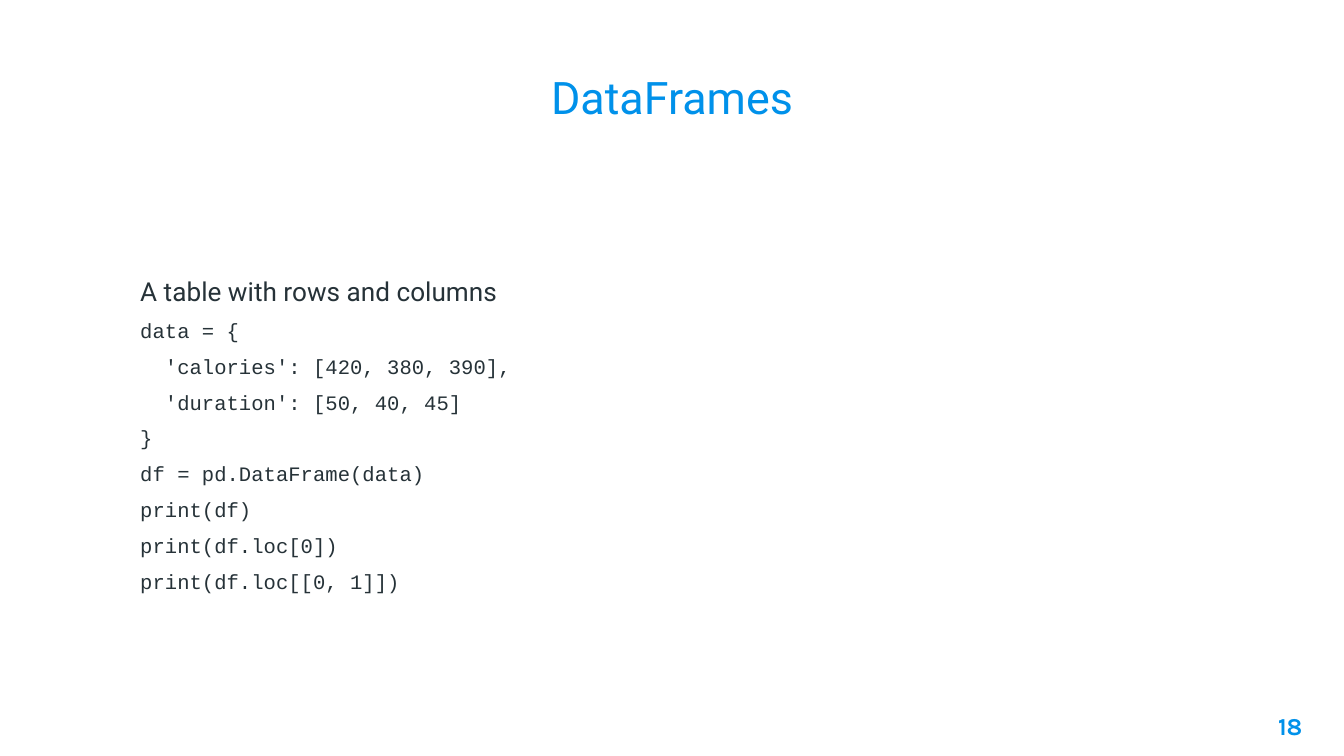
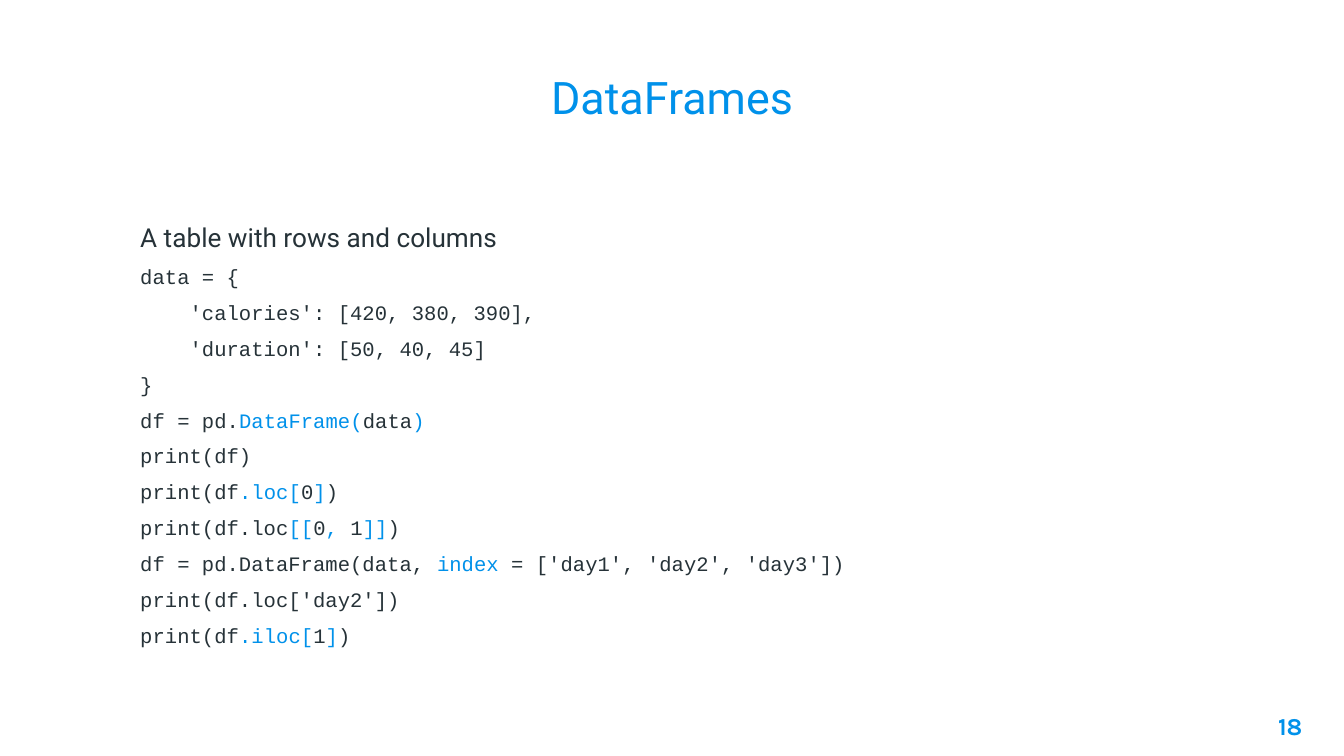
Before and after one commit to AleeRezaa/learn-python, a slide deck: slide 18 of 2 Data Science.pptx. Drawn at 1344x756 pixels with LibreOffice and Linux fonts; fonts in the diff are those of the drawing; background and template pictures are left out. Boxes give left, top, right and bottom in pixels: in the first picture for what was removed or moved away, otherwise in the second. Text is boxed around its words. In the diff, an @@ line names an element or a change of style, - is before the commit and + after.

```diff
--- a/2 Data Science.pptx
+++ b/2 Data Science.pptx
@@ text at (140, 413, 425, 540): text colour #263238 to #0091EA in "pd.DataFrame(data)", "print(df.loc[0])", "print(df.loc[[0, 1]])" @@
@@ text at (140, 556, 845, 648): paragraphs added @@
+df = pd.DataFrame(data, index = ['day1', 'day2', 'day3'])
+print(df.loc['day2'])
+print(df.iloc[1])
```
Also in this commit, not shown: 1 other slide changed, 1 other file.
